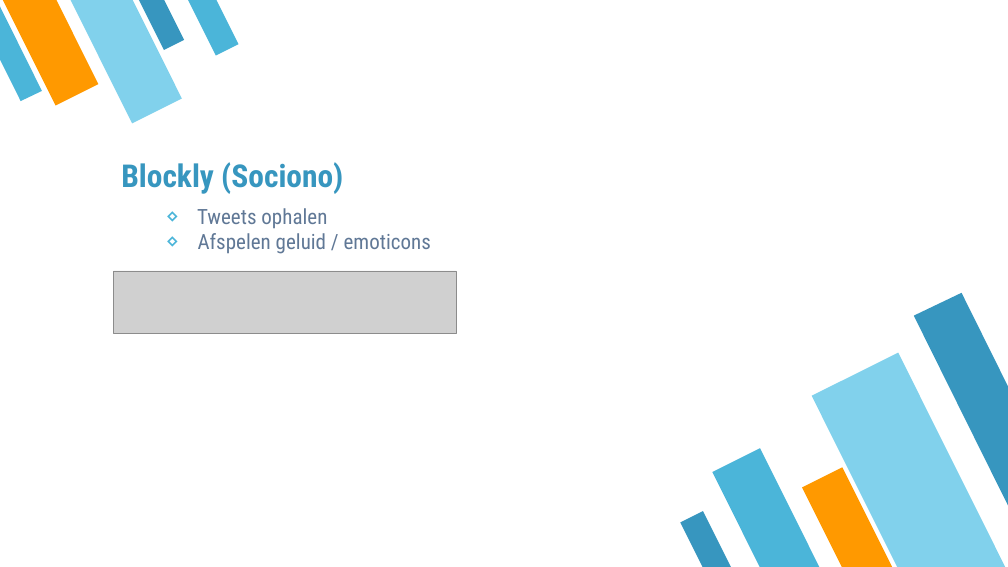
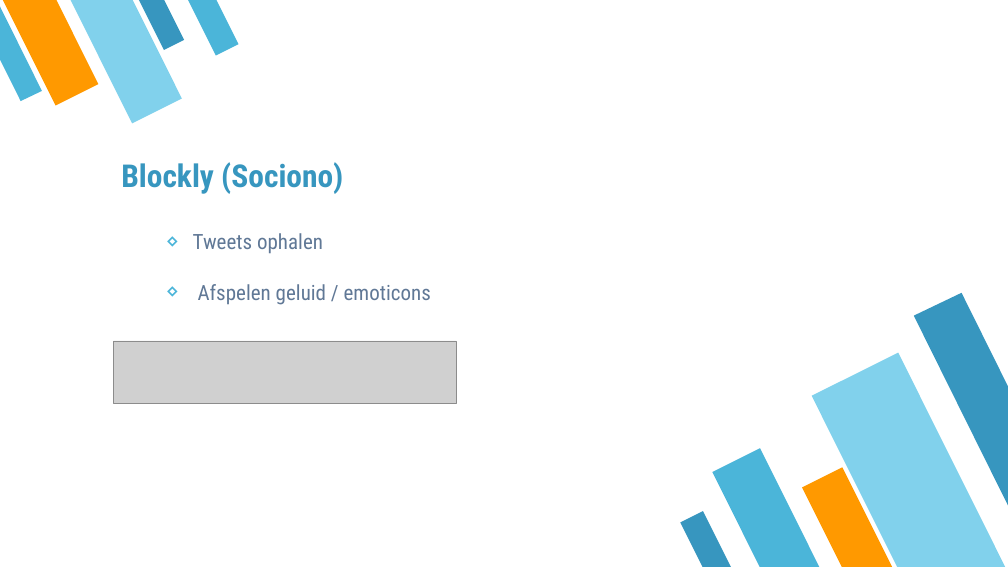
Before and after one commit to OPSORO/OS, a slide deck: slide 10 of NMCT3-ONO-ROBOT-Project/project docs/ONO_ROBOT_Presentatie.pptx. Drawn at 1008x567 pixels with LibreOffice and Linux fonts; fonts in the diff are those of the drawing; grey boxes stand for pictures. Boxes give left, top, right and bottom in pixels: in the first picture for what was removed or moved away, otherwise in the second. Text is boxed around its words. In the diff, an @@ line names an element or a change of style, - is before the commit and + after.

```diff
--- a/NMCT3-ONO-ROBOT-Project/project docs/ONO_ROBOT_Presentatie.pptx
+++ b/NMCT3-ONO-ROBOT-Project/project docs/ONO_ROBOT_Presentatie.pptx
@@ text "Tweets ophalen" rewrapped from [197,208,431,254] to [193,233,431,305] @@
@@ picture: place and size @@
-picture at [113,271,456,333]
+picture at [113,341,456,403]
```
Also in this commit, not shown: 6 other slides changed, 4 other files.
